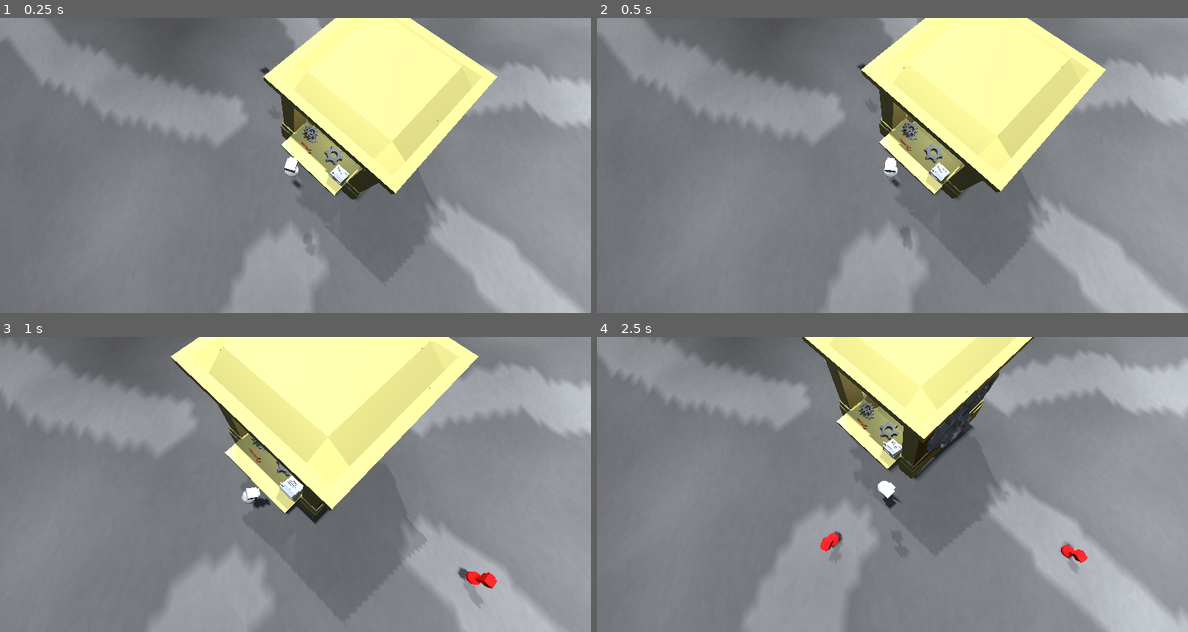
Above: before the commit, frames 1-4 (two rows, left to right).
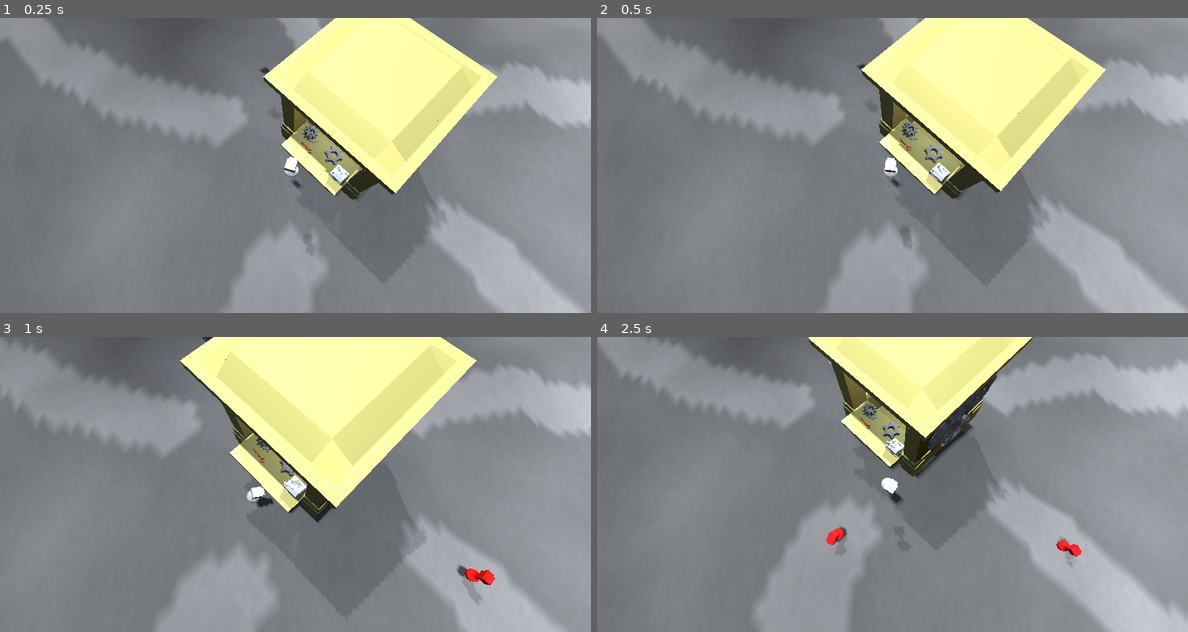
Above: after the commit, the same moments.

Repository: Fletes1/JS-JAM
Game: Godot game, scene res://Escenas/main.tscn
Same seed, same stepped clock (60 frames per second), same inputs: the game is played once before the commit and once after it.
Inputs (mouse positions are in pixels of both pictures, inside the frame that each line leads up to):
- Up to frame 1 (0.25 s): no input
- Up to frame 2 (0.5 s): no input
- Up to frame 3 (1 s): move the mouse to (425, 469) at 0.52 s; hold D from 0.53 s (still down); hold Shift from 0.53 s (still down); tap Space at 0.77 s
- Up to frame 4 (2.5 s): move the mouse to (774, 499) at 1.27 s; release D at 1.28 s; release Shift at 1.28 s; hold S 1.28-2.03 s; tap Shift at 1.35 s; tap Space at 1.52 s; move the mouse to (951, 419) at 2.02 s; hold D from 2.03 s (still down); hold Shift from 2.03 s (still down)

Frame 1 is identical in both runs. In frame 2, less than 0.1% of the frame differs, in the area x 44-86%, y 0-60%; in frame 3, 3.3%, in the area x 1-92%, y 0-100%; in frame 4, 2.8%.

Commit message:
Some fixes

Diff:
--- a/js-gj/Escenas/main.gd
+++ b/js-gj/Escenas/main.gd
@@ -40,7 +40,7 @@
 		for y in 10:
 			max_y_0 = max(noiseterrain.get_noise_2d(x-5,y-5)*terr_alt,max_y_0)
 	$Suelo/Tienda_1.position.y = max_y_0
-	$Suelo/CollisionShape3D2.position.y = max_y_0+3
+	$Suelo/CollisionShape3D2.position.y = max_y_0+5
 
 func _physics_process(delta: float) -> void:
 	if Input.is_action_just_pressed("ui_cancel"):get_tree().change_scene_to_file("res://Escenas/main.tscn")
--- a/js-gj/Escenas/main.tscn
+++ b/js-gj/Escenas/main.tscn
@@ -12,7 +12,7 @@
 radius = 75.0
 
 [sub_resource type="BoxShape3D" id="BoxShape3D_0kh0y"]
-size = Vector3(11, 5, 12)
+size = Vector3(11, 10, 12)
 
 [sub_resource type="ProceduralSkyMaterial" id="ProceduralSkyMaterial_ktoa8"]
 
Not shown, changed: js-gj/export_presets.cfg
Not shown, changed: Game executable.pck
